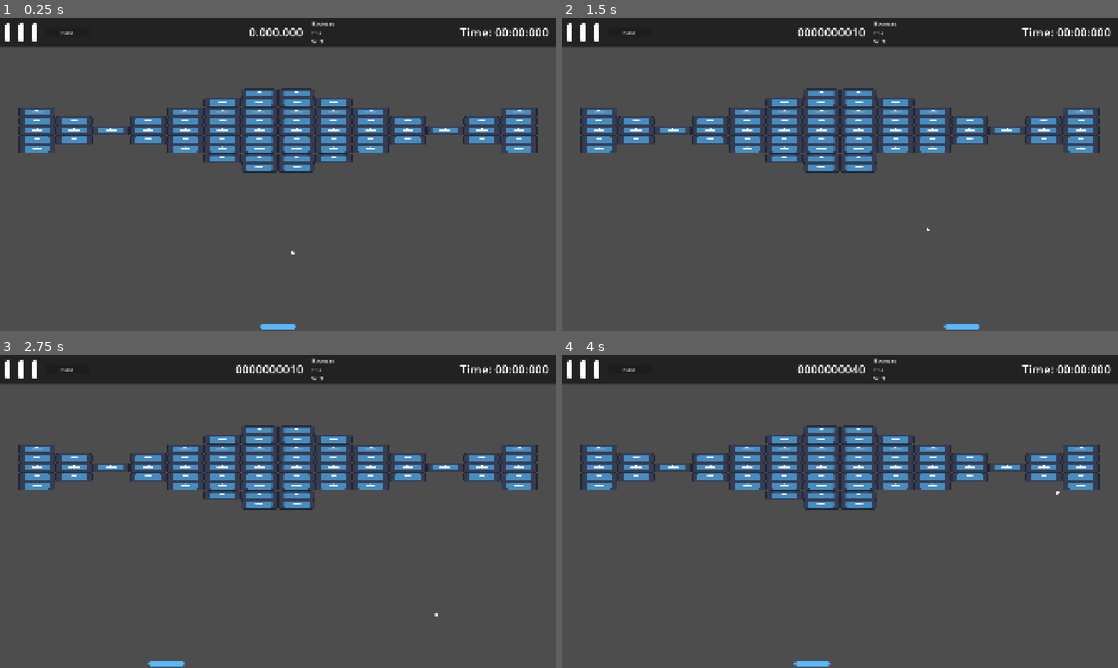
Above: before the commit, frames 1-4 (two rows, left to right).
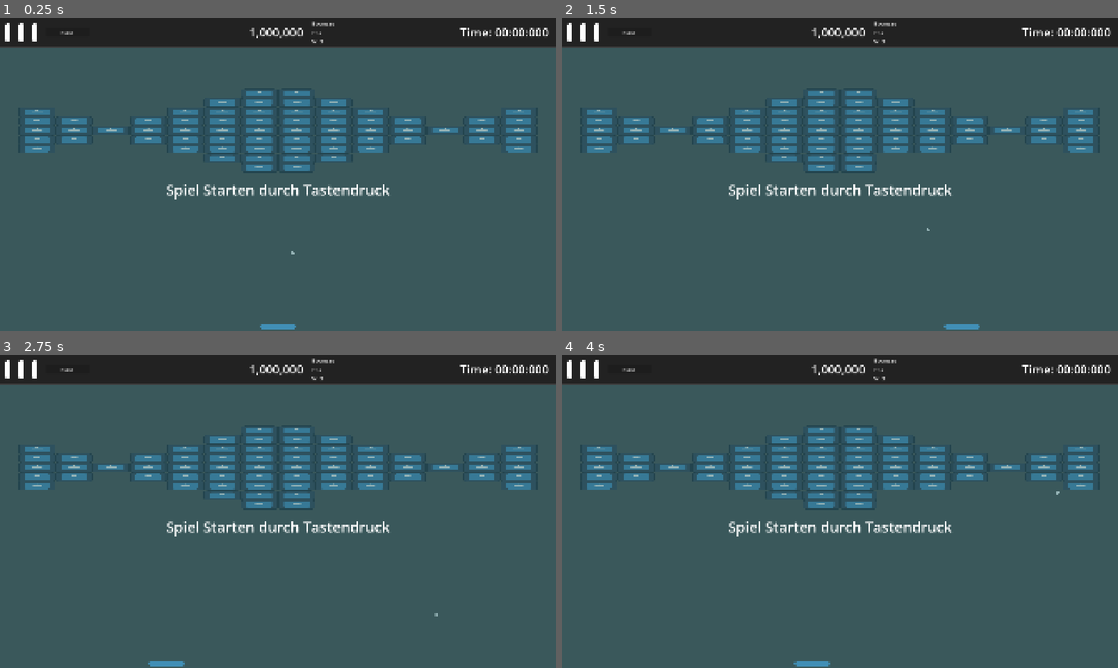
Above: after the commit, the same moments.

Repository: Fox-Alpha/BrickBreaker-MiniGame
Game: Godot game, scene res://scenes/game/main_game.tscn
Same seed, same stepped clock (60 frames per second), same inputs: the game is played once before the commit and once after it. The engine's default icon, where the game draws it, is replaced by a stand-in: a white triangle on a blue panel in a dark square.
Inputs (mouse positions are in pixels of both pictures, inside the frame that each line leads up to):
- Up to frame 1 (0.25 s): no input
- Up to frame 2 (1.5 s): click "RESET" at 0.5 s; move the mouse to (962, 158) at 1.27 s; hold D (p1_right) from 1.28 s (still down)
- Up to frame 3 (2.75 s): move the mouse to (166, 527) at 2.02 s; release D (p1_right) at 2.03 s; hold A (p1_left) from 2.03 s (still down)
- Up to frame 4 (4 s): move the mouse to (895, 442) at 2.77 s; release A (p1_left) at 2.78 s; hold D (p1_right) from 2.78 s (still down); move the mouse to (812, 574) at 3.52 s

The runs differ from the first frame. In frame 1, 8.0% of the frame differs, in the area x 3-97%, y 3-100%; in frame 2, 8.0%; in frame 3, 8.0%; in frame 4, 8.0%.
Error after the commit: Cannot call method 'show' on a null value. (res://scenes/game/ui/game_ui.gd:15)

Commit message:
Add: Overlay für Startgame pause / unpause

Diff:
--- a/scenes/game/ui/game_ui.tscn
+++ b/scenes/game/ui/game_ui.tscn
@@ -9,16 +9,21 @@
 follow_viewport_enabled = true
 script = ExtResource("1_pb2t2")
 
-[node name="PanelContainer" type="PanelContainer" parent="." unique_id=816706709]
+[node name="VBoxContainer" type="VBoxContainer" parent="." unique_id=1083028349]
+anchors_preset = 15
+anchor_right = 1.0
+anchor_bottom = 1.0
+grow_horizontal = 2
+grow_vertical = 2
+
+[node name="PanelContainer" type="PanelContainer" parent="VBoxContainer" unique_id=816706709]
 custom_minimum_size = Vector2(0, 100)
-anchors_preset = 10
-anchor_right = 1.0
-grow_horizontal = 2
-
-[node name="Panel" type="Panel" parent="PanelContainer" unique_id=2097700314]
 layout_mode = 2
 
-[node name="HBoxContainer" type="HBoxContainer" parent="PanelContainer/Panel" unique_id=1352954226]
+[node name="Panel" type="Panel" parent="VBoxContainer/PanelContainer" unique_id=2097700314]
+layout_mode = 2
+
+[node name="HBoxContainer" type="HBoxContainer" parent="VBoxContainer/PanelContainer/Panel" unique_id=1352954226]
 layout_mode = 1
 anchors_preset = 15
 anchor_right = 1.0
@@ -27,13 +32,13 @@
 grow_vertical = 2
 theme_override_constants/separation = 10
 
-[node name="VSeparator" type="VSeparator" parent="PanelContainer/Panel/HBoxContainer" unique_id=1518492618]
+[node name="VSeparator" type="VSeparator" parent="VBoxContainer/PanelContainer/Panel/HBoxContainer" unique_id=1518492618]
 custom_minimum_size = Vector2(10, 0)
 layout_mode = 2
 theme_override_constants/separation = 4
 theme_override_styles/separator = SubResource("StyleBoxFlat_rpywg")
 
-[node name="TextureRect" type="TextureRect" parent="PanelContainer/Panel/HBoxContainer" unique_id=206922429]
+[node name="TextureRect" type="TextureRect" parent="VBoxContainer/PanelContainer/Panel/HBoxContainer" unique_id=206922429]
 custom_minimum_size = Vector2(0, 64)
 layout_mode = 2
 size_flags_vertical = 4
@@ -41,13 +46,13 @@
 expand_mode = 3
 stretch_mode = 5
 
-[node name="VSeparator2" type="VSeparator" parent="PanelContainer/Panel/HBoxContainer" unique_id=352388534]
+[node name="VSeparator2" type="VSeparator" parent="VBoxContainer/PanelContainer/Panel/HBoxContainer" unique_id=352388534]
 custom_minimum_size = Vector2(10, 0)
 layout_mode = 2
 theme_override_constants/separation = 4
 theme_override_styles/separator = SubResource("StyleBoxFlat_rpywg")
 
-[node name="TextureRect2" type="TextureRect" parent="PanelContainer/Panel/HBoxContainer" unique_id=1222501985]
+[node name="TextureRect2" type="TextureRect" parent="VBoxContainer/PanelContainer/Panel/HBoxContainer" unique_id=1222501985]
 custom_minimum_size = Vector2(0, 64)
 layout_mode = 2
 size_flags_vertical = 4
@@ -55,13 +60,13 @@
 expand_mode = 3
 stretch_mode = 5
 
-[node name="VSeparator3" type="VSeparator" parent="PanelContainer/Panel/HBoxContainer" unique_id=315328694]
+[node name="VSeparator3" type="VSeparator" parent="VBoxContainer/PanelContainer/Panel/HBoxContainer" unique_id=315328694]
 custom_minimum_size = Vector2(10, 0)
 layout_mode = 2
 theme_override_constants/separation = 4
 theme_override_styles/separator = SubResource("StyleBoxFlat_rpywg")
 
-[node name="TextureRect3" type="TextureRect" parent="PanelContainer/Panel/HBoxContainer" unique_id=1407978080]
+[node name="TextureRect3" type="TextureRect" parent="VBoxContainer/PanelContainer/Panel/HBoxContainer" unique_id=1407978080]
 custom_minimum_size = Vector2(0, 64)
 layout_mode = 2
 size_flags_vertical = 4
@@ -69,60 +74,91 @@
 expand_mode = 3
 stretch_mode = 5
 
-[node name="VSeparator4" type="VSeparator" parent="PanelContainer/Panel/HBoxContainer" unique_id=1348510208]
+[node name="VSeparator4" type="VSeparator" parent="VBoxContainer/PanelContainer/Panel/HBoxContainer" unique_id=1348510208]
 custom_minimum_size = Vector2(10, 0)
 layout_mode = 2
 theme_override_constants/separation = 4
 theme_override_styles/separator = SubResource("StyleBoxFlat_rpywg")
 
-[node name="ButtonResetGame" type="Button" parent="PanelContainer/Panel/HBoxContainer" unique_id=1775304766]
+[node name="ButtonResetGame" type="Button" parent="VBoxContainer/PanelContainer/Panel/HBoxContainer" unique_id=1775304766]
 custom_minimum_size = Vector2(150, 0)
 layout_mode = 2
 size_flags_vertical = 4
 text = "RESET"
 
-[node name="LabelScore" type="Label" parent="PanelContainer/Panel/HBoxContainer" unique_id=1165585580]
+[node name="LabelScore" type="Label" parent="VBoxContainer/PanelContainer/Panel/HBoxContainer" unique_id=1165585580]
 layout_mode = 2
 size_flags_horizontal = 10
 theme_override_font_sizes/font_size = 41
 text = "1,000,000"
 
-[node name="VSeparator6" type="VSeparator" parent="PanelContainer/Panel/HBoxContainer" unique_id=74716835]
+[node name="VSeparator6" type="VSeparator" parent="VBoxContainer/PanelContainer/Panel/HBoxContainer" unique_id=74716835]
 custom_minimum_size = Vector2(10, 0)
 layout_mode = 2
 theme_override_constants/separation = 4
 theme_override_styles/separator = SubResource("StyleBoxFlat_rpywg")
 
-[node name="VBoxContainer" type="VBoxContainer" parent="PanelContainer/Panel/HBoxContainer" unique_id=1374918816]
+[node name="VBoxContainer" type="VBoxContainer" parent="VBoxContainer/PanelContainer/Panel/HBoxContainer" unique_id=1374918816]
 layout_mode = 2
 size_flags_vertical = 4
 
-[node name="Label" type="Label" parent="PanelContainer/Panel/HBoxContainer/VBoxContainer" unique_id=891201854]
+[node name="Label" type="Label" parent="VBoxContainer/PanelContainer/Panel/HBoxContainer/VBoxContainer" unique_id=891201854]
 layout_mode = 2
 theme_override_font_sizes/font_size = 19
 text = "Bounces"
 
-[node name="LabelVelocity" type="Label" parent="PanelContainer/Panel/HBoxContainer/VBoxContainer" unique_id=1148372011]
+[node name="LabelVelocity" type="Label" parent="VBoxContainer/PanelContainer/Panel/HBoxContainer/VBoxContainer" unique_id=1148372011]
 unique_name_in_owner = true
 layout_mode = 2
 theme_override_font_sizes/font_size = 19
 text = "P: 2"
 
-[node name="Label3" type="Label" parent="PanelContainer/Panel/HBoxContainer/VBoxContainer" unique_id=482765707]
+[node name="Label3" type="Label" parent="VBoxContainer/PanelContainer/Panel/HBoxContainer/VBoxContainer" unique_id=482765707]
 layout_mode = 2
 theme_override_font_sizes/font_size = 19
 text = "W: 3"
 
-[node name="Label2" type="Label" parent="PanelContainer/Panel/HBoxContainer" unique_id=976225500]
+[node name="Label2" type="Label" parent="VBoxContainer/PanelContainer/Panel/HBoxContainer" unique_id=976225500]
 layout_mode = 2
 size_flags_horizontal = 10
 theme_override_font_sizes/font_size = 41
 text = "Time: 00:00:000"
 
-[node name="VSeparator5" type="VSeparator" parent="PanelContainer/Panel/HBoxContainer" unique_id=1862032270]
+[node name="VSeparator5" type="VSeparator" parent="VBoxContainer/PanelContainer/Panel/HBoxContainer" unique_id=1862032270]
 custom_minimum_size = Vector2(10, 0)
 layout_mode = 2
 theme_override_constants/separation = 15
 theme_override_styles/separator = SubResource("StyleBoxFlat_rpywg")
 
+[node name="ColorRect" type="ColorRect" parent="VBoxContainer" unique_id=713242519]
+process_mode = 2
+layout_mode = 2
+size_flags_vertical = 3
+color = Color(0.14847952, 0.3958594, 0.41709244, 0.49019608)
+
+[node name="CenterContainer" type="CenterContainer" parent="VBoxContainer/ColorRect" unique_id=1233092804]
+layout_mode = 1
+anchors_preset = -1
+anchor_left = 0.48958334
+anchor_top = 0.4814815
+anchor_right = 0.5104167
+anchor_bottom = 0.5185185
+offset_left = -366.5
+offset_top = -14.5
+offset_right = 366.49994
+offset_bottom = 14.5
+grow_horizontal = 2
+grow_vertical = 2
+metadata/_edit_use_anchors_ = true
+
+[node name="VBoxContainer" type="VBoxContainer" parent="VBoxContainer/ColorRect/CenterContainer" unique_id=60452390]
+layout_mode = 2
+
+[node name="LabelPause" type="Label" parent="VBoxContainer/ColorRect/CenterContainer/VBoxContainer" unique_id=400513937]
+layout_mode = 2
+theme_override_font_sizes/font_size = 50
+text = "Spiel Starten durch Tastendruck"
+
 [node name="GameTimer" type="Timer" parent="." unique_id=1752769227]
+
+[connection signal="gui_input" from="VBoxContainer/ColorRect/CenterContainer/VBoxContainer/LabelPause" to="." method="_on_label_pause_gui_input"]
